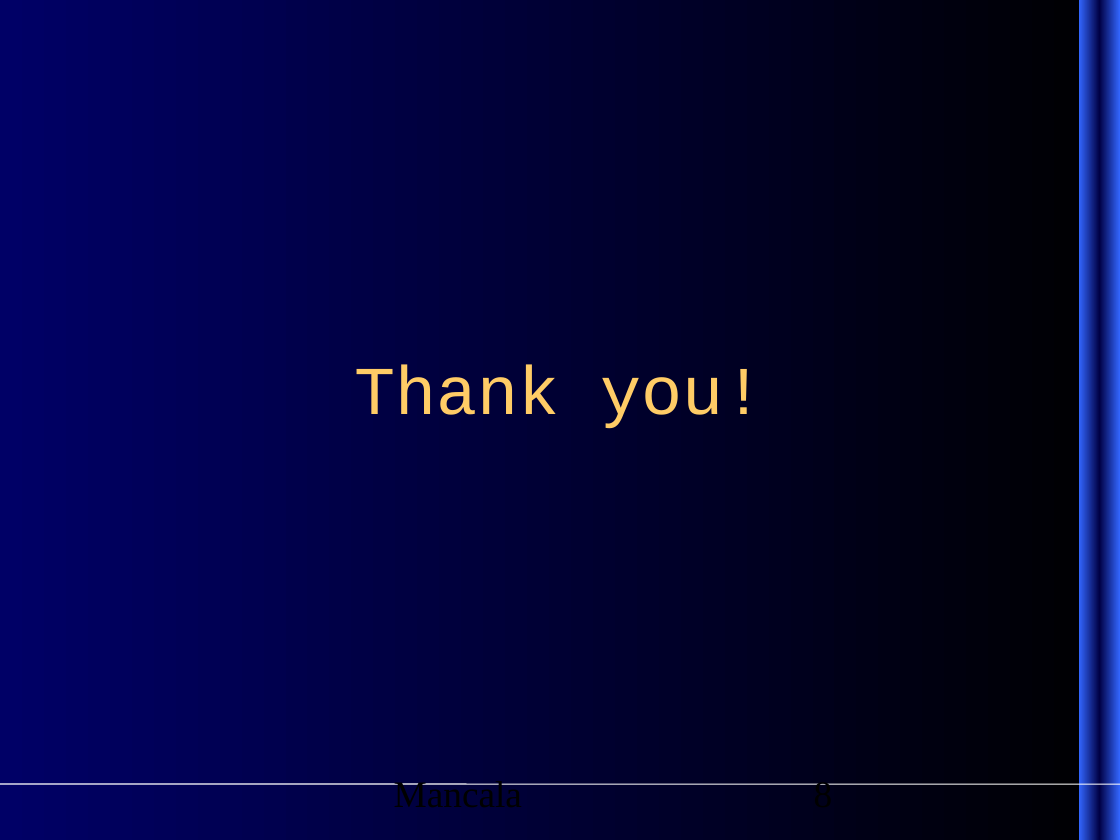
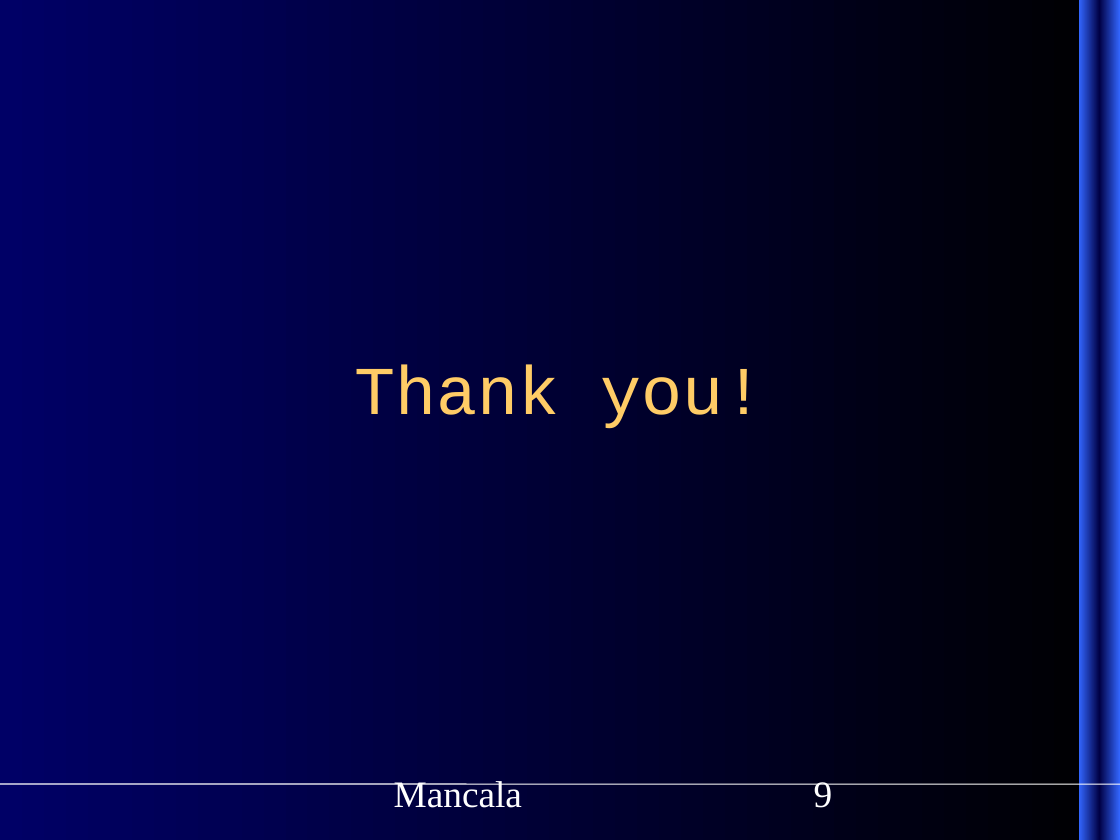
Before and after one commit to sysmod/sysmod10, a slide deck: slide 9 of Documents/presentation.ppt (slide 8 before the commit). Drawn at 1120x840 pixels with LibreOffice and Linux fonts; fonts in the diff are those of the drawing. Boxes give left, top, right and bottom in pixels: in the first picture for what was removed or moved away, otherwise in the second. Text is boxed around its words. In the diff, an @@ line names an element or a change of style, - is before the commit and + after.

```diff
--- a/Documents/presentation.ppt
+++ b/Documents/presentation.ppt
@@ text "Mancala" at [394,781,522,808]: text colour #000000 to #FFFFFF @@
@@ page number at [814,782,833,808]: text changed; text colour #000000 to #FFFFFF @@
-8
+9
```
Also in this commit, not shown: 6 other slides changed, 1 slide added, 1 other file.
